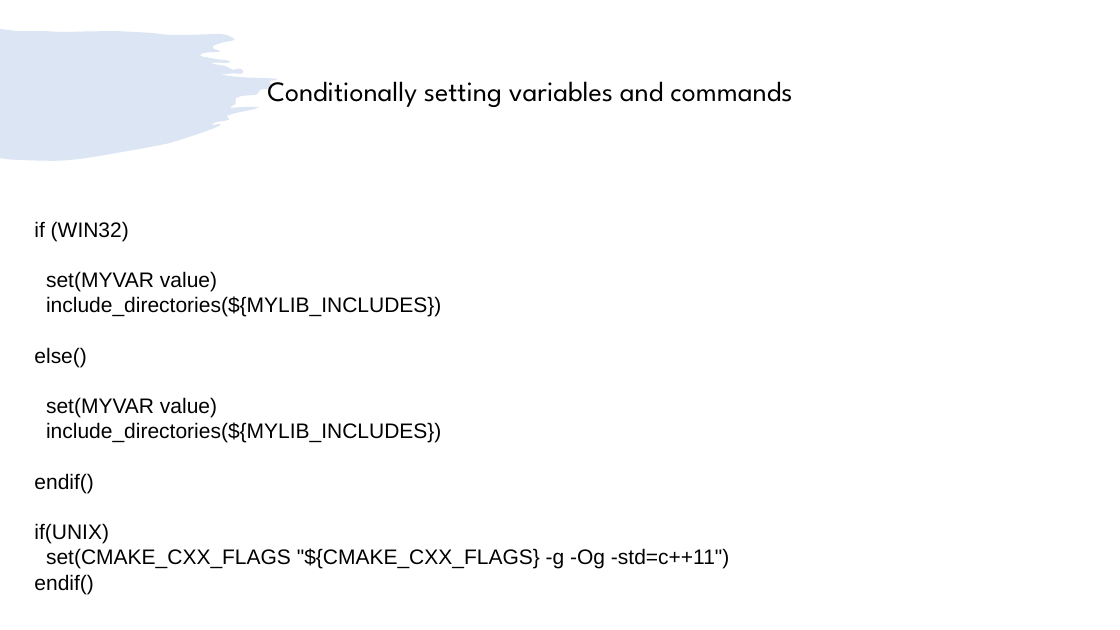
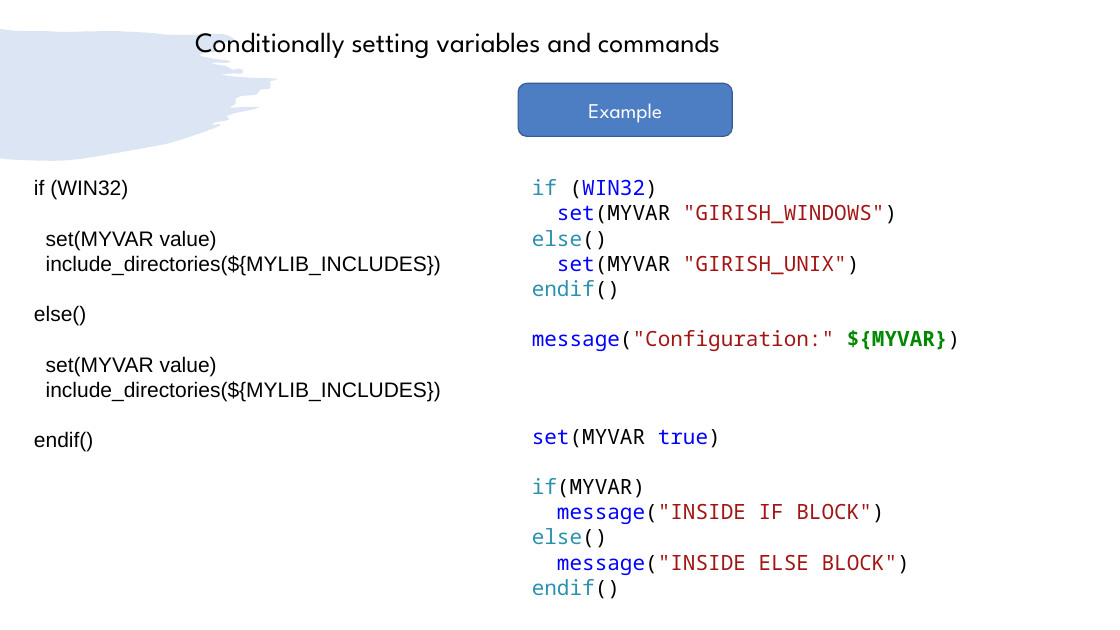
Before and after one commit to girishlande/cmake, a slide deck: slide 8 of learnings.pptx. Drawn at 1120x630 pixels with LibreOffice and Linux fonts; fonts in the diff are those of the drawing. Boxes give left, top, right and bottom in pixels: in the first picture for what was removed or moved away, otherwise in the second. Text is boxed around its words. In the diff, an @@ line names an element or a change of style, - is before the commit and + after.

```diff
--- a/learnings.pptx
+++ b/learnings.pptx
@@ text "Conditionally setting variables and commands" moved from (x1=267, y1=81, x2=792, y2=107) to (x1=195, y1=32, x2=720, y2=58) @@
@@ rounded rectangle added at (x1=518, y1=83, x2=733, y2=136), fill #4D7DC3, outline #395C90 1 pt, 18 pt, text #FFFFFF @@
+Example
@@ text "if (WIN32)" moved from (x1=34, y1=221, x2=729, y2=594) to (x1=34, y1=179, x2=441, y2=452) @@
@@ text added at (x1=532, y1=179, x2=960, y2=351), 18 pt, text #A31515 @@
+if (WIN32)
+set(MYVAR "GIRISH_WINDOWS")
+else()
+set(MYVAR "GIRISH_UNIX")
+endif()
+message("Configuration:" ${MYVAR})
@@ text added at (x1=532, y1=429, x2=910, y2=599), 18 pt, text #A31515 @@
+set(MYVAR true)
+if(MYVAR)
+message("INSIDE IF BLOCK")
+else()
+message("INSIDE ELSE BLOCK")
+endif()
@@ text at (x1=34, y1=523, x2=729, y2=594): paragraphs removed @@
-if(UNIX)
-set(CMAKE_CXX_FLAGS "${CMAKE_CXX_FLAGS} -g -Og -std=c++11")
-endif()
```
Also in this commit, not shown: 5 other slides changed, 8 slides added, 3 slides removed.
